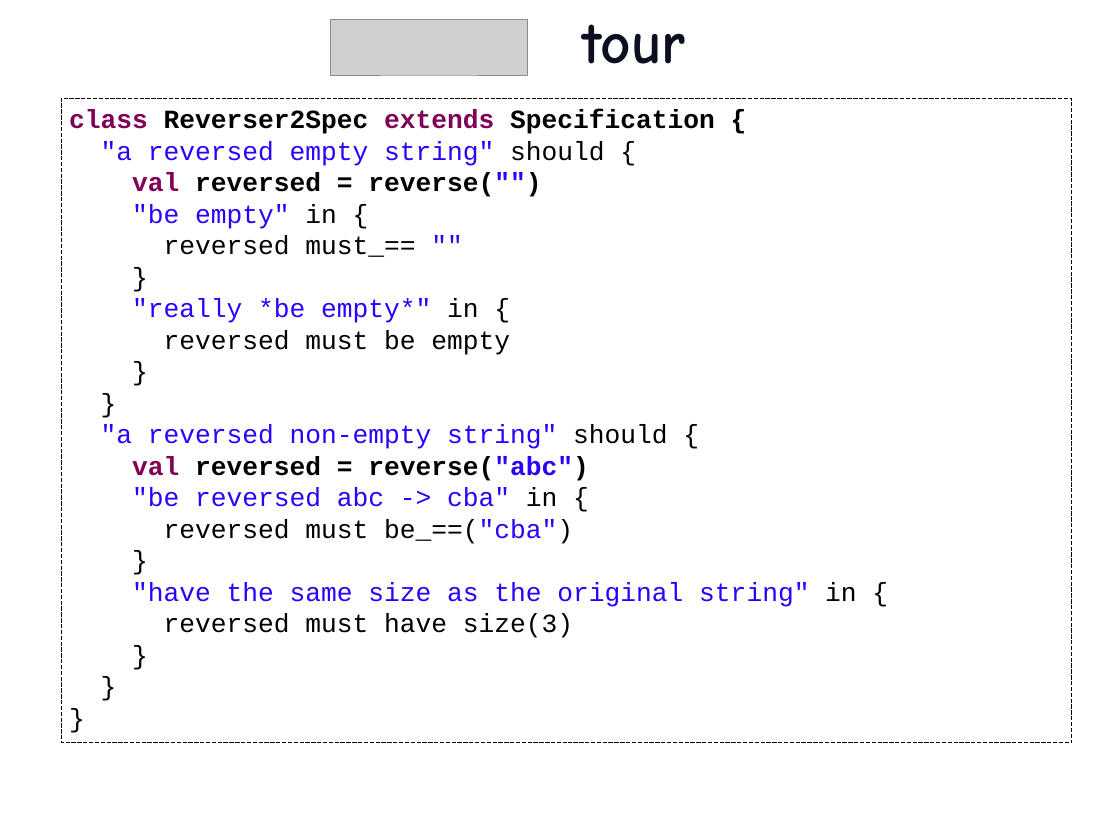
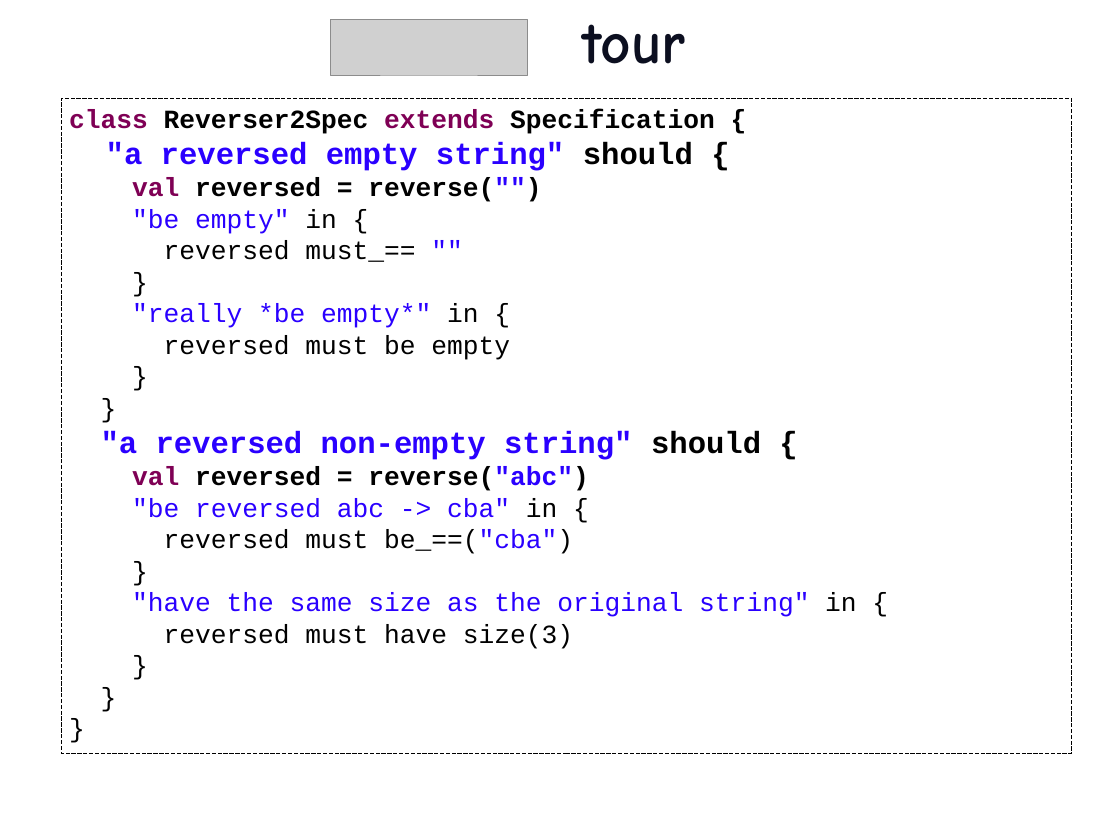
Before and after one commit to etorreborre/oscon-2010, a slide deck: slide 11 of src/main/resources/oscon_2010_specs.pptx. Drawn at 1120x840 pixels with LibreOffice and Linux fonts; fonts in the diff are those of the drawing; grey boxes stand for pictures; background and template pictures are left out. Boxes give left, top, right and bottom in pixels: in the first picture for what was removed or moved away, otherwise in the second. Text is boxed around its words. In the diff, an @@ line names an element or a change of style, - is before the commit and + after.

```diff
--- a/src/main/resources/oscon_2010_specs.pptx
+++ b/src/main/resources/oscon_2010_specs.pptx
@@ rectangle "class Reverser2Spec extends Specification {": place and size @@
-rectangle "class Reverser2Spec extends Specification {" at [61,98,1072,743]
+rectangle "class Reverser2Spec extends Specification {" at [61,98,1072,753]
@@ text in rectangle at [101,142,761,460]: size 24 to 28 pt, bold on in ""a reversed empty string" should {", ""a reversed non-empty string" should {" @@
```
Also in this commit, not shown: 18 other slides changed, 1 other file.
